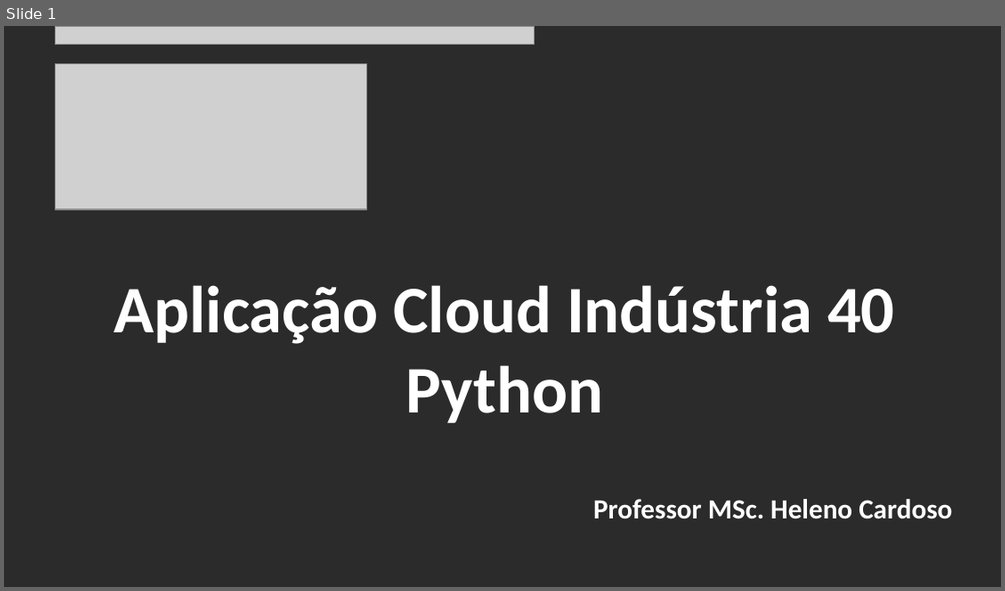
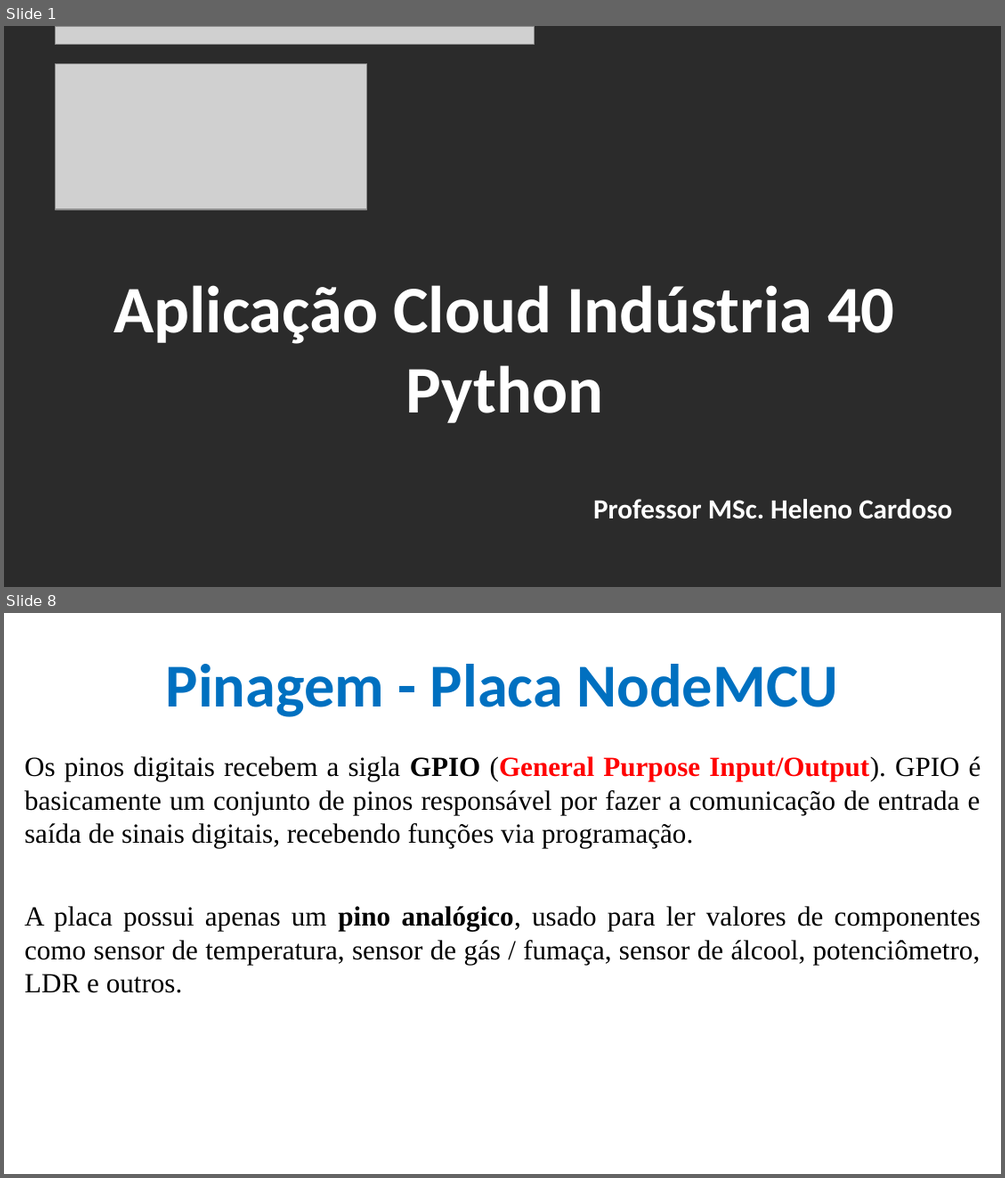
Before and after one commit to CloudEducationBrazil/WydenArea1AplicacaoCloudIndustria40Python, a slide deck: 01 Classes/Aula 05 - Aplicação Cloud Indústria 40 Python IoT Plataforma Nodemcu.pptx. Shown one above the other, each under a label of ours: slide 1 before the commit, slides 1 and 8 after it; the slides between them are not shown. The pictures are 1005x591 and 1005x1178 pixels, drawn with LibreOffice and Linux fonts; fonts in the diff are those of the drawing; grey boxes stand for pictures; background and template pictures are left out; a plain dark background stands for a picture behind light text. Boxes give left, top, right and bottom in pixels: in the first picture for what was removed or moved away, otherwise in the second. Text is boxed around its words. In the diff, an @@ line names an element or a change of style, - is before the commit and + after.

```diff
--- a/01 Classes/Aula 05 - Aplicação Cloud Indústria 40 Python IoT Plataforma Nodemcu.pptx
+++ b/01 Classes/Aula 05 - Aplicação Cloud Indústria 40 Python IoT Plataforma Nodemcu.pptx
@@ slide 8 added at bbox=[4, 613, 1001, 1174], background picture (left out) @@
@@ title added at bbox=[166, 664, 838, 717], 44 pt, text #0070C0, bold @@
+Pinagem - Placa NodeMCU
@@ text added at bbox=[24, 756, 981, 993], 20 pt, text #000000 @@
+Os pinos digitais recebem a sigla GPIO (General Purpose Input/Output). GPIO é basicamente um conjunto de pinos responsável por fazer a comunicação de entrada e saída de sinais digitais, recebendo funções via programação.
+A placa possui apenas um pino analógico, usado para ler valores de componentes como sensor de temperatura, sensor de gás / fumaça, sensor de álcool, potenciômetro, LDR e outros.
```
Also in this commit, not shown: 6 slides changed, 15 other slides added.
